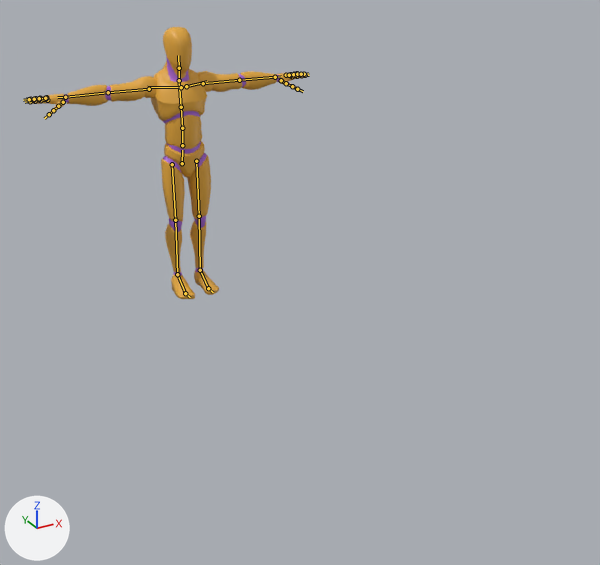
A saved change to the glTF model assets/models/character/mannequin.glb.
Both versions are drawn from a camera (50 mm lens) standing at (-1.98, -5.24, 2.47) and looking at (-0.04, -1.71, 0.7). The axes (+X, +Y, +Z) are drawn at lower left. The lights are the same throughout. The older version comes first. The bones that change, and the others that lie on the model, are drawn over the model as lines.

Objects in the first picture: 'Mannequin'.
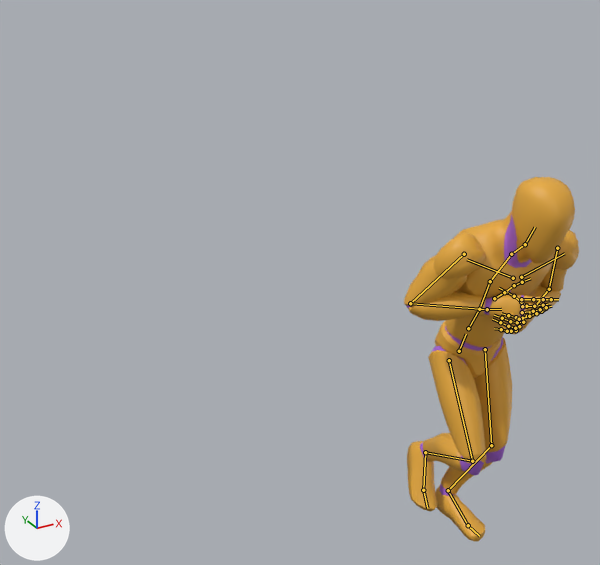
The newer file adds an action. The first version stands in its rest pose; the second is drawn at frame 51 of the action 'Jog_Start'.

The edits, one by one:
Bone 'pelvis' (bone_pelvis) moves from (0.0, 0.0, 0.0) to (0.032, 0.678, 2.9).
Bone 'pelvis' (bone_pelvis) turns from (0, 0, 0) to (7, -2, 2) degrees about its own x, y and z.
Bone 'spine_01' (bone_spine_01) turns from (0, 0, 0) to (14, -1, -1) degrees about its own x, y and z.
Bone 'spine_03' (bone_spine_03) turns from (0, 0, 0) to (15, -2, -3) degrees about its own x, y and z.
Bone 'clavicle_l' (bone_clavicle_l) turns from (0, 0, 0) to (8, 14, -13) degrees about its own x, y and z.
Bone 'upperarm_l' (bone_upperarm_l) turns from (0, 0, 0) to (16, 10, -62) degrees about its own x, y and z.
Bone 'lowerarm_l' (bone_lowerarm_l) turns from (0, 0, 0) to (118, 20, 0) degrees about its own x, y and z.
Bone 'hand_l' (bone_hand_l) turns from (0, 0, 0) to (14, -16, 2) degrees about its own x, y and z.
Bone 'index_01_l' (bone_index_01_l) turns from (0, 0, 0) to (12, 3, -6) degrees about its own x, y and z.
Bone 'index_02_l' (bone_index_02_l) turns from (0, 0, 0) to (21, 0, 0) degrees about its own x, y and z.
Bone 'middle_01_l' (bone_middle_01_l) turns from (0, 0, 0) to (23, 3, -1) degrees about its own x, y and z.
Bone 'middle_02_l' (bone_middle_02_l) turns from (0, 0, 0) to (14, 1, 0) degrees about its own x, y and z.
Bone 'pinky_01_l' (bone_pinky_01_l) turns from (0, 0, 0) to (19, 4, 3) degrees about its own x, y and z.
Bone 'pinky_03_l' (bone_pinky_03_l) turns from (0, 0, 0) to (18, -2, -5) degrees about its own x, y and z.
Bone 'ring_01_l' (bone_ring_01_l) turns from (0, 0, 0) to (14, 3, -1) degrees about its own x, y and z.
Bone 'ring_02_l' (bone_ring_02_l) turns from (0, 0, 0) to (34, 2, 1) degrees about its own x, y and z.
Bone 'thumb_02_l' (bone_thumb_02_l) turns from (0, 0, 0) to (3, 1, 13) degrees about its own x, y and z.
Bone 'clavicle_r' (bone_clavicle_r) turns from (0, 0, 0) to (17, -7, 12) degrees about its own x, y and z.
Bone 'upperarm_r' (bone_upperarm_r) turns from (0, 0, 0) to (15, -11, 71) degrees about its own x, y and z.
Bone 'lowerarm_r' (bone_lowerarm_r) turns from (0, 0, 0) to (128, -18, -1) degrees about its own x, y and z.
Bone 'hand_r' (bone_hand_r) turns from (0, 0, 0) to (10, -11, -4) degrees about its own x, y and z.
Bone 'index_02_r' (bone_index_02_r) turns from (0, 0, 0) to (11, 0, 0) degrees about its own x, y and z.
Bone 'middle_01_r' (bone_middle_01_r) turns from (0, 0, 0) to (16, -3, 0) degrees about its own x, y and z.
Bone 'middle_03_r' (bone_middle_03_r) turns from (0, 0, 0) to (20, 0, 0) degrees about its own x, y and z.
Bone 'pinky_01_r' (bone_pinky_01_r) turns from (0, 0, 0) to (24, 2, -12) degrees about its own x, y and z.
Bone 'ring_01_r' (bone_ring_01_r) turns from (0, 0, 0) to (20, -2, -3) degrees about its own x, y and z.
Bone 'ring_02_r' (bone_ring_02_r) turns from (0, 0, 0) to (19, -1, 0) degrees about its own x, y and z.
Bone 'thumb_02_r' (bone_thumb_02_r) turns from (0, 0, 0) to (3, 1, -16) degrees about its own x, y and z.
Bone 'Head' (bone_head) turns from (0, 0, 0) to (-15, 3, -1) degrees about its own x, y and z.
Bone 'thigh_l' (bone_thigh_l) turns from (0, 0, 0) to (-26, 1, 5) degrees about its own x, y and z.
Bone 'calf_l' (bone_calf_l) turns from (0, 0, 0) to (45, -1, 0) degrees about its own x, y and z.
Bone 'foot_l' (bone_foot_l) turns from (0, 0, 0) to (-27, 0, -4) degrees about its own x, y and z.
Bone 'thigh_r' (bone_thigh_r) turns from (0, 0, 0) to (-42, 2, 5) degrees about its own x, y and z.
Bone 'calf_r' (bone_calf_r) turns from (0, 0, 0) to (92, 7, 0) degrees about its own x, y and z.
Bone 'foot_r' (bone_foot_r) turns from (0, 0, 0) to (-11, 3, 7) degrees about its own x, y and z.

Location of each change, [x1, y1, x2, y2] in pixels of the pictures (600 x 565 px):
'Mannequin', posed (37% narrower, 34% taller): before [28, 27, 306, 299]; after [404, 177, 579, 541]
bone 'pelvis', root to tip: before (182, 163) to (182, 150); after (459, 351) to (466, 334)
bone 'spine_01', root to tip: before (182, 145) to (182, 128); after (468, 328) to (479, 309)
bone 'spine_03', root to tip: before (181, 107) to (179, 82); after (490, 281) to (510, 255)
bone 'clavicle_l', root to tip: before (186, 86) to (207, 81); after (521, 277) to (564, 253)
bone 'upperarm_l', root to tip: before (203, 83) to (239, 80); after (557, 248) to (549, 289)
bone 'lowerarm_l', root to tip: before (239, 80) to (275, 77); after (549, 289) to (527, 315)
bone 'hand_l', root to tip: before (275, 77) to (281, 76); after (527, 315) to (525, 318)
bone 'index_01_l', root to tip: before (292, 76) to (297, 76); after (527, 316) to (522, 318)
bone 'index_02_l', root to tip: before (297, 76) to (301, 75); after (522, 318) to (516, 317)
bone 'middle_01_l', root to tip: before (290, 75) to (295, 75); after (523, 322) to (517, 322)
bone 'middle_02_l', root to tip: before (295, 75) to (300, 74); after (517, 322) to (510, 321)
bone 'pinky_01_l', root to tip: before (286, 75) to (290, 74); after (516, 330) to (511, 331)
bone 'pinky_03_l', root to tip: before (294, 74) to (297, 73); after (507, 331) to (501, 329)
bone 'ring_01_l', root to tip: before (289, 75) to (293, 74); after (519, 326) to (515, 328)
bone 'ring_02_l', root to tip: before (293, 74) to (297, 74); after (515, 328) to (508, 326)
bone 'thumb_02_l', root to tip: before (286, 83) to (292, 86); after (521, 302) to (514, 296)
bone 'clavicle_r', root to tip: before (181, 87) to (147, 87); after (513, 278) to (467, 259)
bone 'upperarm_r', root to tip: before (149, 89) to (108, 92); after (464, 254) to (410, 303)
bone 'lowerarm_r', root to tip: before (108, 92) to (65, 97); after (410, 303) to (487, 309)
bone 'hand_r', root to tip: before (65, 97) to (57, 97); after (487, 309) to (501, 309)
bone 'index_02_r', root to tip: before (40, 100) to (35, 101); after (533, 299) to (543, 299)
bone 'middle_01_r', root to tip: before (46, 98) to (39, 99); after (522, 306) to (534, 306)
bone 'middle_03_r', root to tip: before (33, 100) to (27, 100); after (543, 305) to (549, 303)
bone 'pinky_01_r', root to tip: before (46, 97) to (40, 98); after (519, 319) to (529, 316)
bone 'ring_01_r', root to tip: before (45, 98) to (39, 98); after (522, 312) to (533, 311)
bone 'ring_02_r', root to tip: before (39, 98) to (34, 99); after (533, 311) to (540, 309)
bone 'thumb_02_r', root to tip: before (58, 106) to (53, 110); after (504, 292) to (514, 285)
bone 'Head', root to tip: before (179, 68) to (178, 55); after (525, 244) to (535, 227)
bone 'thigh_l', root to tip: before (196, 161) to (199, 216); after (485, 349) to (491, 445)
bone 'calf_l', root to tip: before (199, 216) to (200, 270); after (491, 445) to (448, 490)
bone 'foot_l', root to tip: before (200, 270) to (208, 288); after (448, 490) to (468, 525)
bone 'thigh_r', root to tip: before (172, 164) to (175, 220); after (449, 360) to (472, 461)
bone 'calf_r', root to tip: before (175, 220) to (177, 274); after (472, 461) to (425, 452)
bone 'foot_r', root to tip: before (177, 274) to (185, 293); after (425, 452) to (423, 490)
